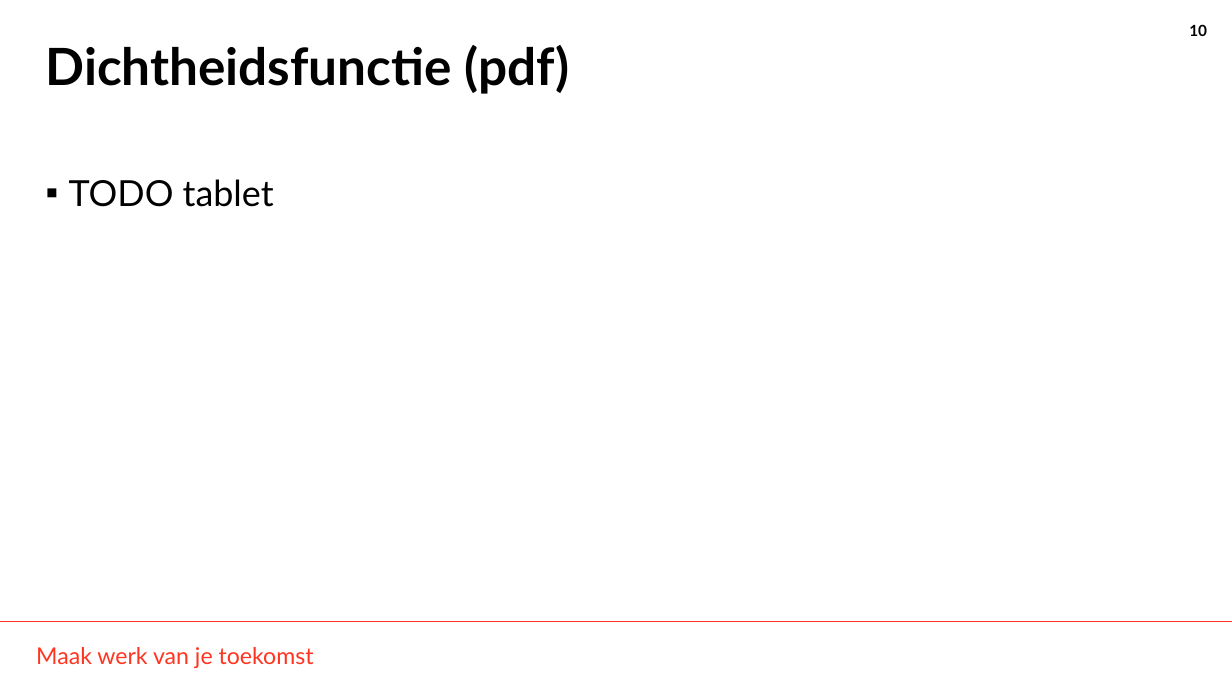
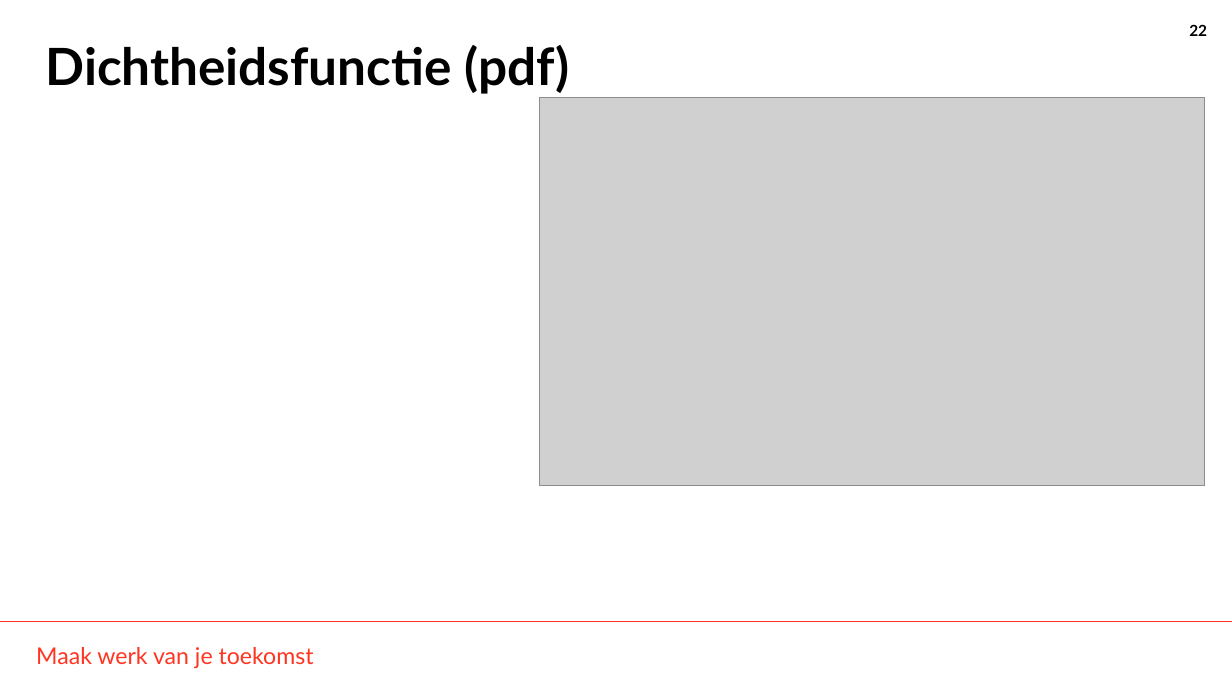
Before and after one commit to THellemans/data-science-syntra-ab, a slide deck: slide 22 of 06 statistiek/04 Numerieke data verdelingen verkennen/04 Numerieke data verdelingen verkennen.pptx (slide 10 before the commit). Drawn at 1232x693 pixels with LibreOffice and Linux fonts; fonts in the diff are those of the drawing; grey boxes stand for pictures; background and template pictures are left out. Boxes give left, top, right and bottom in pixels: in the first picture for what was removed or moved away, otherwise in the second. Text is boxed around its words. In the diff, an @@ line names an element or a change of style, - is before the commit and + after.

```diff
--- a/06 statistiek/04 Numerieke data verdelingen verkennen/04 Numerieke data verdelingen verkennen.pptx
+++ b/06 statistiek/04 Numerieke data verdelingen verkennen/04 Numerieke data verdelingen verkennen.pptx
@@ page number at bbox=[1189, 24, 1207, 36]: text changed @@
-10
+22
@@ picture added at bbox=[540, 97, 1205, 485] @@
@@ text removed at bbox=[69, 179, 274, 207] @@
-▪ TODO tablet
```
Also in this commit, not shown: 12 other slides changed, 12 slides added, 3 slides removed, 29 other files.
